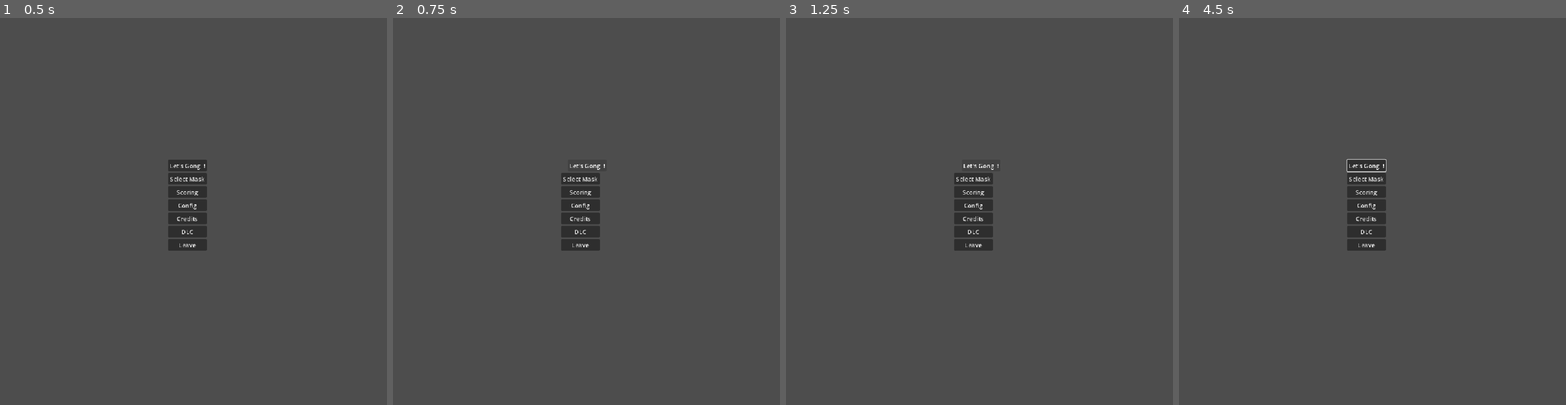
Above: before the commit, frames 1-4 (left to right).
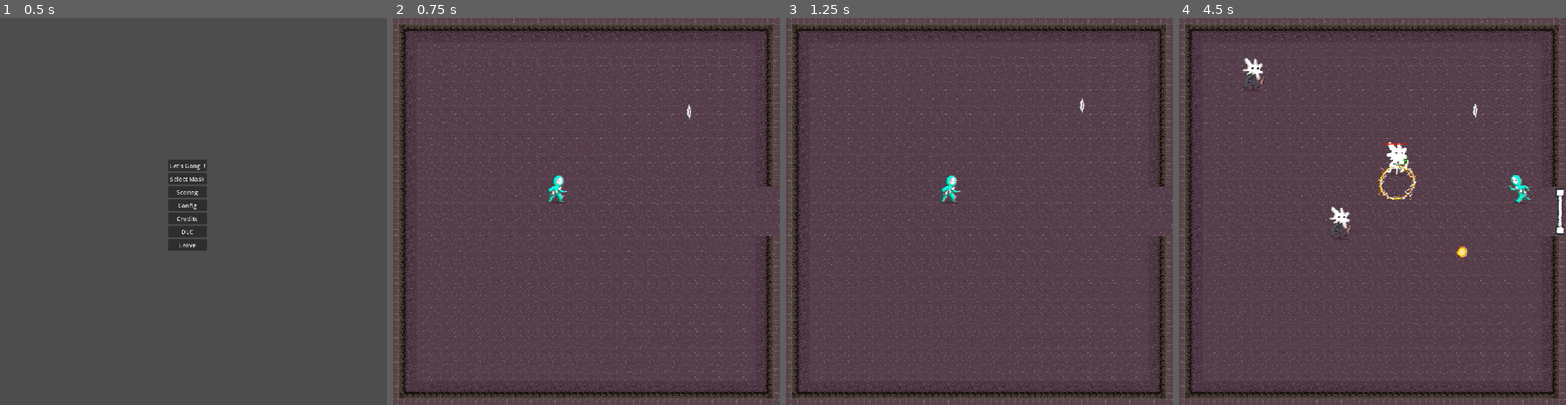
Above: after the commit, the same moments.

Repository: HephepTeam/GGJ2026
Game: Godot game, scene res://scenes/menus/main_menu.tscn
The game is run twice, just before and just after one commit, with the same random seed, the same clock (stepped at 60 frames per second) and the same inputs.
Inputs (mouse positions are in pixels of both pictures, inside the frame that each line leads up to):
- Up to frame 1 (0.5 s): no input
- Up to frame 2 (0.75 s): click "Let's Gong !" at 0.5 s
- Up to frame 3 (1.25 s): no input
- Up to frame 4 (4.5 s): move the mouse to (1457, 192) at 1.27 s; hold Right (ui_right) 1.28-2.03 s; move the mouse to (1295, 230) at 2.02 s; hold Down (ui_down) 2.03-2.78 s; move the mouse to (1411, 126) at 2.77 s; hold Right (ui_right) 2.78-3.53 s; move the mouse to (1353, 288) at 3.52 s; hold Up (ui_up) 3.53-4.28 s; move the mouse to (1488, 269) at 4.27 s; hold Left (ui_left) from 4.28 s (still down)

Frame 1 is identical in both runs. In frame 2, 20% of the frame differs, in the area x 0-100%, y 0-100%; in frame 3, 20%; in frame 4, 21%.

Commit message:
Fixes game_scene.

Diff:
--- a/scenes/game_scene.tscn
+++ b/scenes/game_scene.tscn
@@ -56,72 +56,6 @@
 [node name="Player" parent="Entities" unique_id=1534390266 instance=ExtResource("2_bw6k5")]
 position = Vector2(432, 488)
 
-[node name="Enemy" parent="Entities" unique_id=1704070987 instance=ExtResource("3_y3j0m")]
-position = Vector2(728, 792)
-
-[node name="Enemy2" parent="Entities" unique_id=1547969889 instance=ExtResource("3_y3j0m")]
-position = Vector2(280, 576)
-
-[node name="Enemy3" parent="Entities" unique_id=1885920185 instance=ExtResource("3_y3j0m")]
-position = Vector2(280, 576)
-
-[node name="Enemy4" parent="Entities" unique_id=906206208 instance=ExtResource("3_y3j0m")]
-position = Vector2(280, 576)
-
-[node name="Enemy5" parent="Entities" unique_id=26329145 instance=ExtResource("3_y3j0m")]
-position = Vector2(280, 576)
-
-[node name="Enemy6" parent="Entities" unique_id=1853667093 instance=ExtResource("3_y3j0m")]
-position = Vector2(280, 576)
-
-[node name="Enemy7" parent="Entities" unique_id=834397067 instance=ExtResource("3_y3j0m")]
-position = Vector2(280, 576)
-
-[node name="Enemy8" parent="Entities" unique_id=1052349908 instance=ExtResource("3_y3j0m")]
-position = Vector2(280, 576)
-
-[node name="Enemy9" parent="Entities" unique_id=459431058 instance=ExtResource("3_y3j0m")]
-position = Vector2(280, 576)
-
-[node name="Enemy10" parent="Entities" unique_id=1087220638 instance=ExtResource("3_y3j0m")]
-position = Vector2(1302, -231)
-
-[node name="Enemy11" parent="Entities" unique_id=1661876933 instance=ExtResource("3_y3j0m")]
-position = Vector2(1302, -231)
-
-[node name="Enemy12" parent="Entities" unique_id=610711925 instance=ExtResource("3_y3j0m")]
-position = Vector2(1302, -231)
-
-[node name="Enemy13" parent="Entities" unique_id=553999855 instance=ExtResource("3_y3j0m")]
-position = Vector2(1302, -231)
-
-[node name="Enemy14" parent="Entities" unique_id=244216235 instance=ExtResource("3_y3j0m")]
-position = Vector2(1302, -231)
-
-[node name="Enemy15" parent="Entities" unique_id=544191055 instance=ExtResource("3_y3j0m")]
-position = Vector2(1302, -231)
-
-[node name="Enemy16" parent="Entities" unique_id=630571204 instance=ExtResource("3_y3j0m")]
-position = Vector2(1302, -231)
-
-[node name="Enemy17" parent="Entities" unique_id=1037065343 instance=ExtResource("3_y3j0m")]
-position = Vector2(1302, -231)
-
-[node name="Enemy18" parent="Entities" unique_id=1804235713 instance=ExtResource("3_y3j0m")]
-position = Vector2(1302, -231)
-
-[node name="Enemy19" parent="Entities" unique_id=1198341940 instance=ExtResource("3_y3j0m")]
-position = Vector2(1302, -231)
-
-[node name="Enemy20" parent="Entities" unique_id=553585389 instance=ExtResource("3_y3j0m")]
-position = Vector2(1302, -231)
-
-[node name="Enemy21" parent="Entities" unique_id=1909587421 instance=ExtResource("3_y3j0m")]
-position = Vector2(1302, -231)
-
-[node name="Enemy22" parent="Entities" unique_id=1510295210 instance=ExtResource("3_y3j0m")]
-position = Vector2(1302, -231)
-
 [node name="PointsContainer" type="Node2D" parent="." unique_id=1527498713]
 unique_name_in_owner = true
 y_sort_enabled = true
